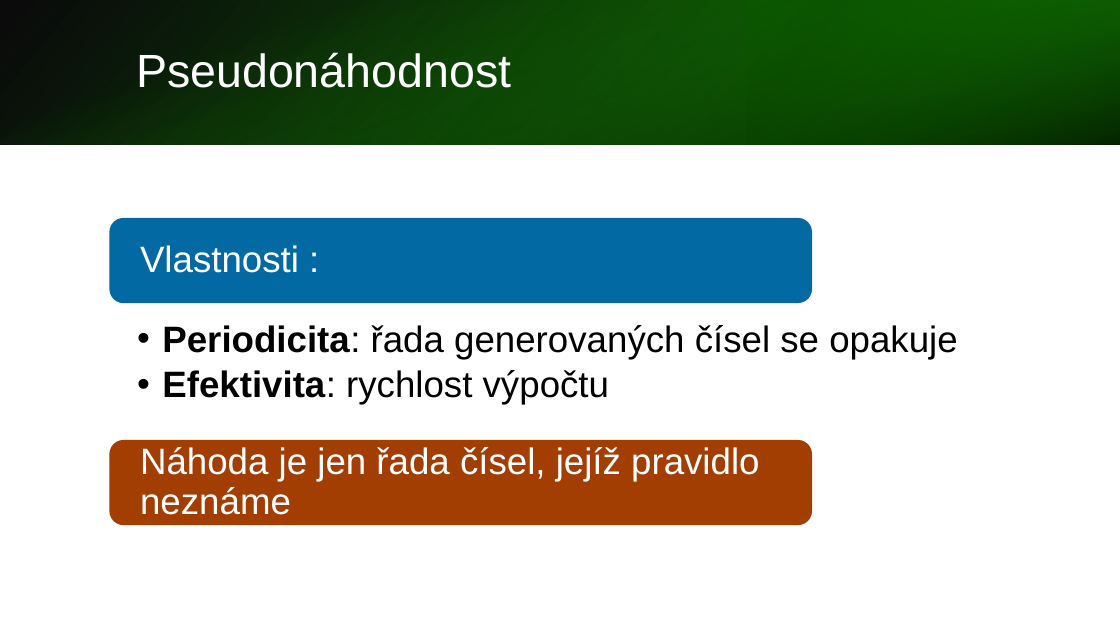
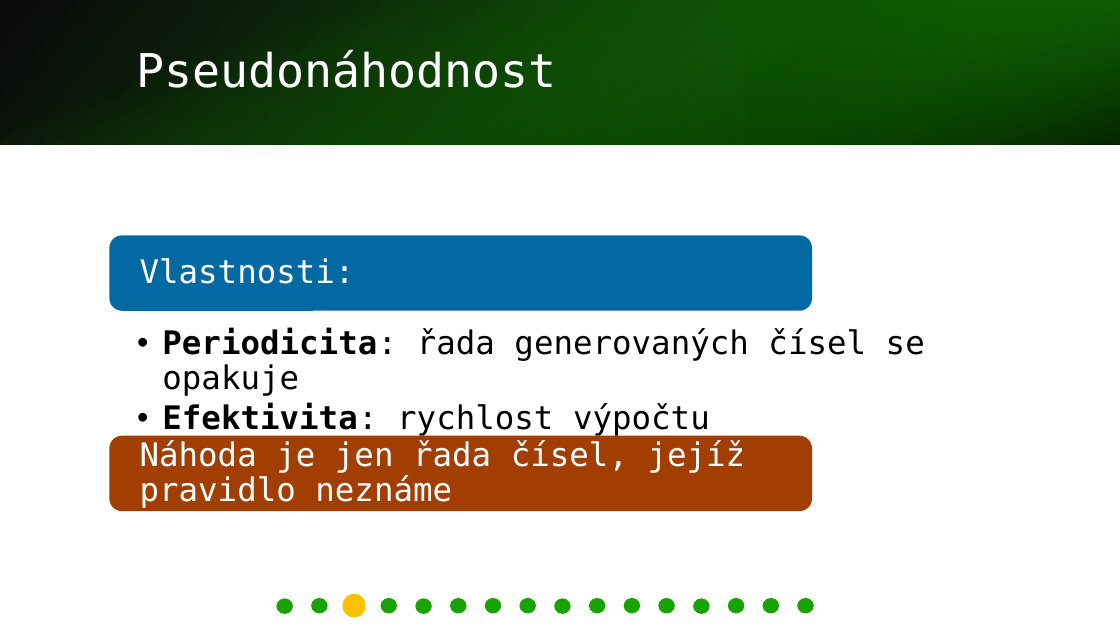
Before and after one commit to hruboson/UTB-PO-RAND, a slide deck: slide 3 of presentation.pptx. Drawn at 1120x630 pixels with LibreOffice and Linux fonts; fonts in the diff are those of the drawing. Boxes give left, top, right and bottom in pixels: in the first picture for what was removed or moved away, otherwise in the second. Text is boxed around its words. In the diff, an @@ line names an element or a change of style, - is before the commit and + after.

```diff
--- a/presentation.pptx
+++ b/presentation.pptx
@@ title "Pseudonáhodnost" at [136, 49, 556, 88]: font Arial to DejaVu Sans Mono @@
@@ rounded rectangle: place and size @@
-rounded rectangle at [110, 219, 813, 304]
+rounded rectangle at [110, 236, 813, 311]
@@ text at [140, 258, 355, 284]: text changed; size 26 to 23 pt; font Arial to DejaVu Sans Mono @@
-Vlastnosti :
+Vlastnosti:
@@ text "Periodicita: řada generovaných čísel se ..." at [162, 327, 925, 436]: size 26 to 23 pt, font Arial to DejaVu Sans Mono @@
@@ rectangle: place and size @@
-rectangle at [59, 260, 1063, 424]
+rectangle at [59, 273, 1063, 423]
@@ rounded rectangle: place and size @@
-rounded rectangle at [110, 440, 813, 525]
+rounded rectangle at [110, 436, 813, 511]
@@ text "Náhoda je jen řada čísel, ..." at [140, 440, 746, 508]: size 26 to 23 pt, font Arial to DejaVu Sans Mono; less space between paragraphs @@
@@ rectangle: place and size @@
-rectangle at [59, 483, 1063, 556]
+rectangle at [59, 474, 1063, 538]
@@ ellipse added at [276, 599, 293, 614], fill #18A303 @@
@@ ellipse added at [311, 599, 327, 614], fill #18A303 @@
@@ ellipse added at [343, 595, 366, 618], fill #FFC000 @@
@@ ellipse added at [381, 599, 397, 614], fill #18A303 @@
@@ ellipse added at [416, 599, 432, 614], fill #18A303 @@
@@ ellipse added at [450, 599, 466, 614], fill #18A303 @@
@@ ellipse added at [485, 599, 501, 614], fill #18A303 @@
@@ ellipse added at [519, 599, 536, 614], fill #18A303 @@
@@ ellipse added at [555, 599, 571, 614], fill #18A303 @@
@@ ellipse added at [589, 599, 606, 614], fill #18A303 @@
@@ ellipse added at [624, 599, 640, 614], fill #18A303 @@
@@ ellipse added at [659, 599, 675, 614], fill #18A303 @@
@@ ellipse added at [693, 599, 709, 614], fill #18A303 @@
@@ ellipse added at [728, 599, 744, 614], fill #18A303 @@
@@ ellipse added at [763, 599, 780, 614], fill #18A303 @@
@@ ellipse added at [798, 599, 814, 614], fill #18A303 @@
```
Also in this commit, not shown: 14 other slides changed, 1 slide added, 1 slide removed.
